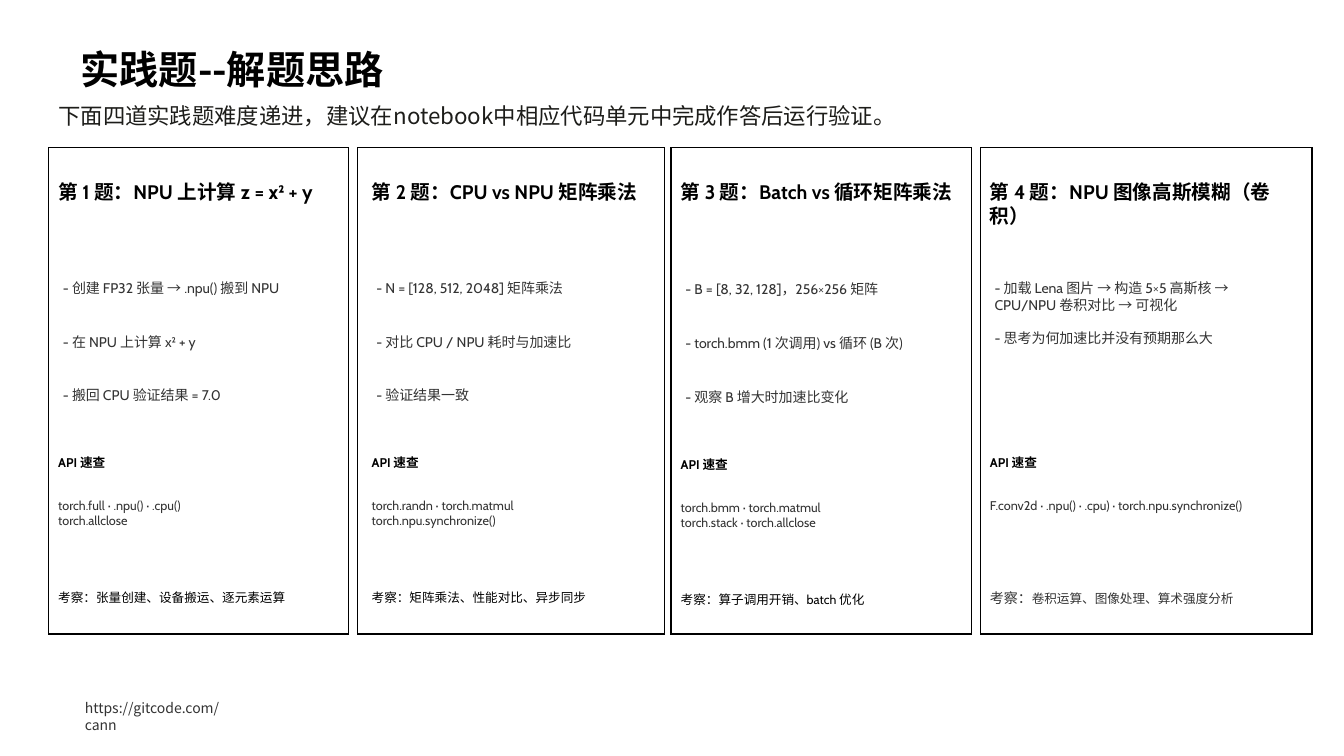
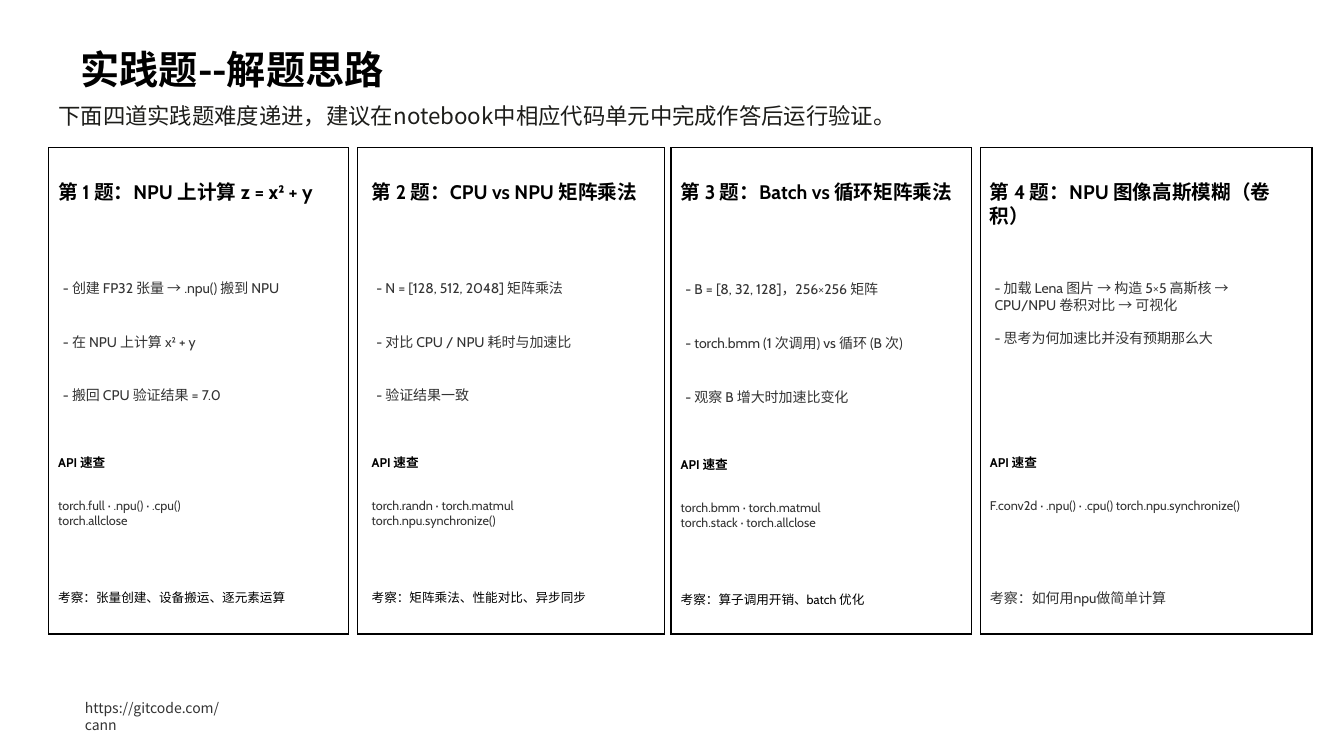
Before and after one commit to hicann/cann-learning-hub, a slide deck: slide 37 of quick_start/cann_basics/slides/artificial_intelligence_basics_light.pptx. Drawn at 1344x756 pixels with LibreOffice and Linux fonts; fonts in the diff are those of the drawing; background and template pictures are left out. Boxes give left, top, right and bottom in pixels: in the first picture for what was removed or moved away, otherwise in the second. Text is boxed around its words. In the diff, an @@ line names an element or a change of style, - is before the commit and + after.

```diff
--- a/quick_start/cann_basics/slides/artificial_intelligence_basics_light.pptx
+++ b/quick_start/cann_basics/slides/artificial_intelligence_basics_light.pptx
@@ text at (990,500,1240,513): text changed @@
-F.conv2d · .npu() · .cpu) · torch.npu.synchronize()
+F.conv2d · .npu() · .cpu() torch.npu.synchronize()
@@ text at (990,591,1166,607): text changed; size 9 to 10 pt @@
-考察：卷积运算、图像处理、算术强度分析
+考察：如何用npu做简单计算
```
Also in this commit, not shown: 1 other slide changed, 2 other files.
